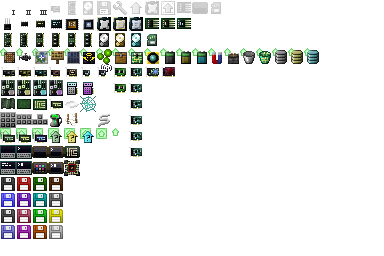
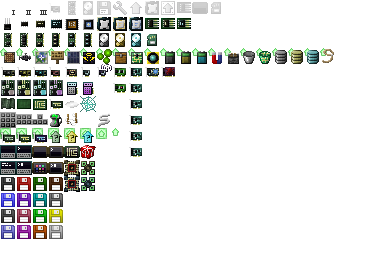
Comparing the layer stacks of the two 384x256 images. Changes:
painted on "items" (2nd of 2, in "items") over [64, 48, 334, 192]
